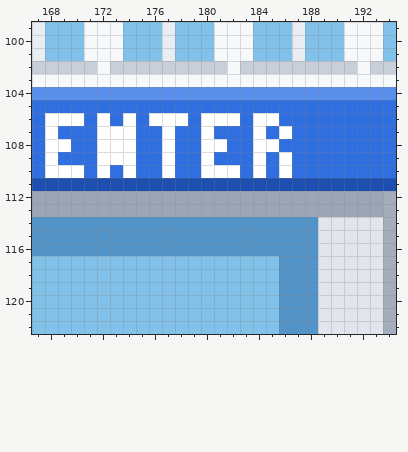
Edited in one commit: pixel-art file (src/media/photos/sprites/scenes/hospital_6.aseprite). The picture above is the old version.
320x180 pixels, 1 frame. Colours within 5 levels of each other are drawn and written as one. Shown: x 167..194, y 99..122.
Now the later version:
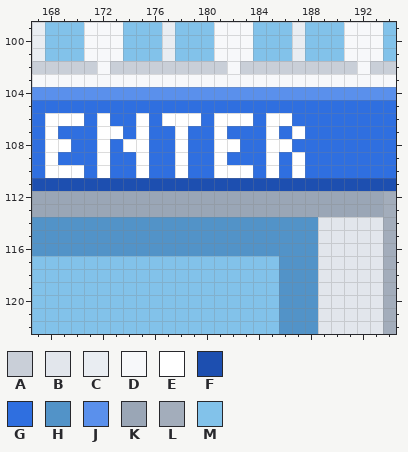
Palette (. is transparent): A #c9cfd8  B #e2e6ec  C #e9edf2  D #f7f8fa  E #ffffff  F #1d4fb0  G #2f6fe0  H #5293c8  J #5a90ec  K #9aa6b6  L #a3adbb  M #82c2ea
The commit says: Hospital signs: a proper N so CLINIC and CENTER no longer read as M
The edit:
y 106: x 174..176 EGE -> GEG; x 179..180 GE -> EG; x 183..184 GE -> EG; x 186 G -> E
y 107: x 174..175 EG -> GE; x 177..178 EG -> GE; x 180..181 EG -> GE; x 184..187 EGEG -> GEGE
y 108: x 173 E -> G; x 175 G -> E; x 177..178 EG -> GE; x 180 E -> G; x 182 G -> E; x 184 E -> G; x 186 G -> E
y 109: x 173..175 EEG -> GGE; x 177..178 EG -> GE; x 180..181 EG -> GE; x 184..187 EGEG -> GEGE
y 110: x 174..175 EG -> GE; x 177..178 EG -> GE; x 180 E -> G; x 183..187 GEGEG -> EGEGE
Where, in picture pixels (left, top, right, bottom), the same in both pictures:
changed: (110, 113, 305, 178)
